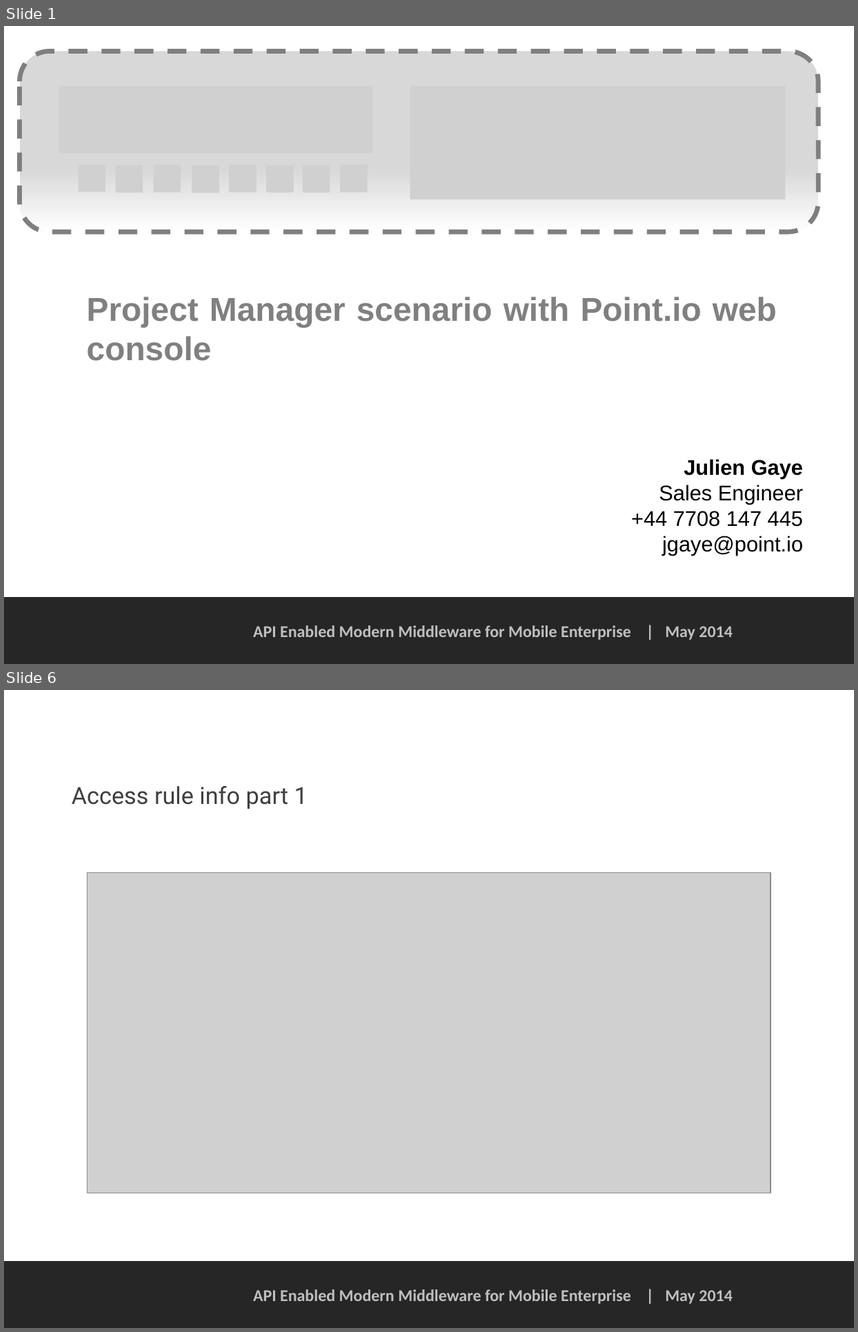
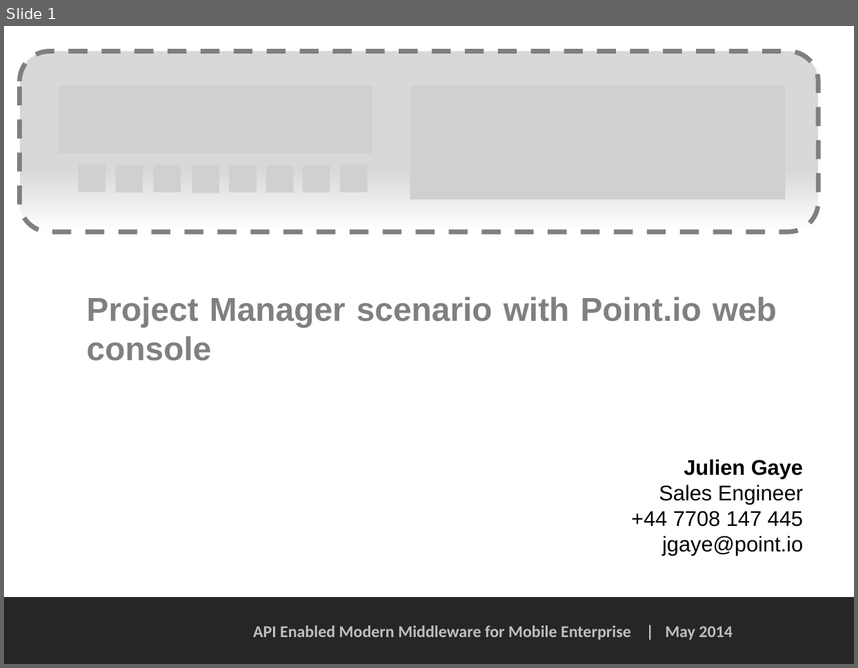
Before and after one commit to PointIO/Documentation, a slide deck: web console doc/Project Manager scenario - web console.pptx. Shown one above the other, each under a label of ours: slides 1 and 6 before the commit, slide 1 after it; the slides between them are not shown. The pictures are 858x1332 and 858x668 pixels, drawn with LibreOffice and Linux fonts; fonts in the diff are those of the drawing; grey boxes stand for pictures; background and template pictures are left out. Boxes give left, top, right and bottom in pixels: in the first picture for what was removed or moved away, otherwise in the second. Text is boxed around its words. In the diff, an @@ line names an element or a change of style, - is before the commit and + after.

```diff
--- a/web console doc/Project Manager scenario - web console.pptx
+++ b/web console doc/Project Manager scenario - web console.pptx
@@ slide 6 removed at box(4, 690, 854, 1328), background #FFFFFF; not listed: 2 template elements that a slide beside it also shows @@
@@ title removed at box(72, 786, 308, 809) @@
-Access rule info part 1
@@ picture removed at box(87, 873, 771, 1192) @@
```
Also in this commit, not shown: 1 slide changed, 15 slides added, 15 other slides removed, 1 other file.
